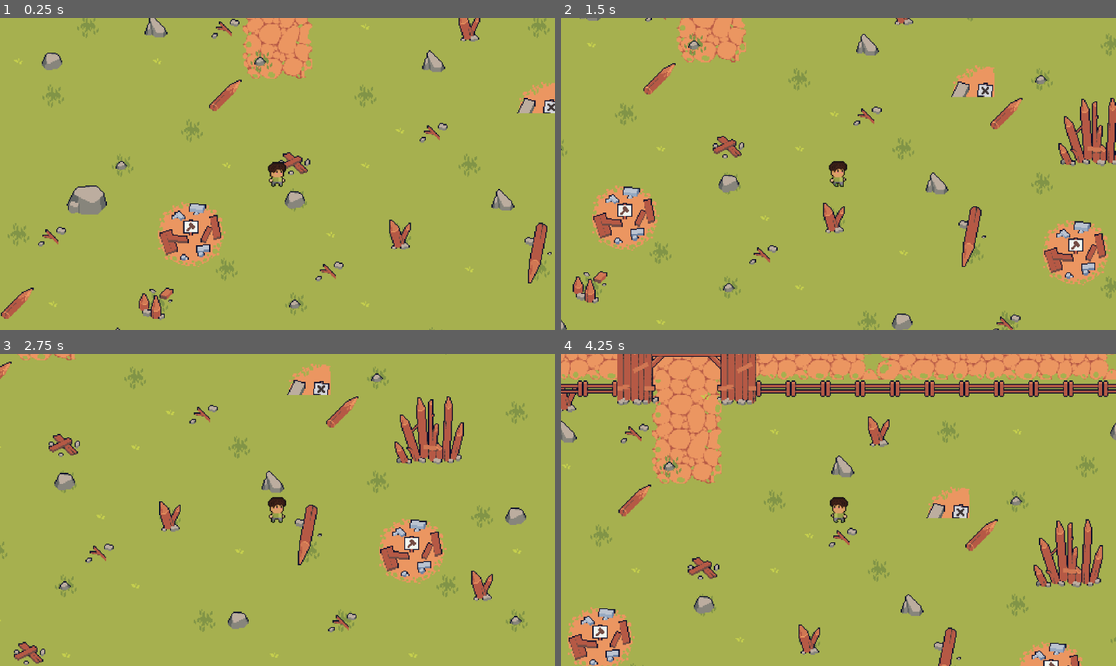
Above: before the commit, frames 1-4 (two rows, left to right).
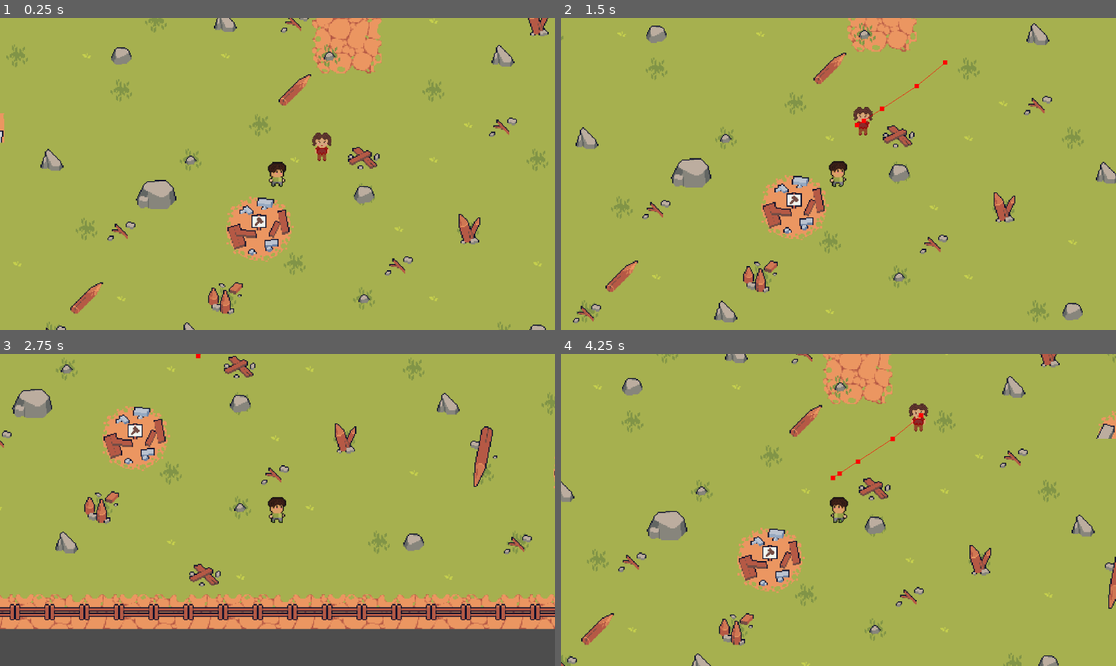
Above: after the commit, the same moments.

Repository: ZekaDevv/Florentino-y-el-Diablo
Game: Godot game, scene res://scenes/Escenas Jhonder/sala_1_josuess.tscn
Two runs of this game, one before a commit and one after it. Both use one fixed random seed, a clock stepped at 60 frames per second and the inputs below. The project has no main scene, so this scene is started directly.
Inputs:
- Up to frame 1 (0.25 s): no input
- Up to frame 2 (1.5 s): tap Enter at 0.5 s; hold D (right_movement) 0.53-1.28 s; hold S (down_movement) from 1.28 s (still down)
- Up to frame 3 (2.75 s): release S (down_movement) at 2.03 s; hold D (right_movement) from 2.03 s (still down)
- Up to frame 4 (4.25 s): release D (right_movement) at 2.78 s; hold W (up_movement) 2.78-3.53 s; hold A (left_movement) from 3.53 s (still down)

The runs differ from the first frame. In frame 1, 17% of the frame differs, in the area x 0-100%, y 0-100%; in frame 2, 18%; in frame 3, 34%; in frame 4, 28%.

Commit message:
Primeras dos etapas del la IA de los enemigos

Diff:
--- a/entities/enemiis/enemy_base.gd
+++ /dev/null
@@ -1,23 +0,0 @@
-extends CharacterBody2D
-
-class_name EnemyBase
-
-@onready var health_component: Node = $HealthComponent
-@onready var state_machine: StateMachine = $StateMachine
-@onready var sprite: Sprite2D = $Sprite2D
-
-@export var movement_speed: float = 100.0
-
-func _ready():
-	if health_component:
-		health_component.health_depleted.connect(_on_death)
-
-	if state_machine:
-		state_machine.init(self)
-
-func _physics_process(_delta: float) -> void:
-	move_and_slide()
-
-
-func _on_death() -> void:
-	queue_free()
--- a/entities/enemiis/enemy_base.tscn
+++ /dev/null
@@ -1,27 +0,0 @@
-[gd_scene load_steps=7 format=3 uid="uid://n5vr1f8vrqjx"]
-
-[ext_resource type="Script" uid="uid://doteeph15d6jh" path="res://entities/enemiis/enemy_base.gd" id="1_cq2vb"]
-[ext_resource type="Texture2D" uid="uid://cy5ssqv60che2" path="res://assets/characters/npc/señora_buchona.png" id="2_bv2ib"]
-[ext_resource type="PackedScene" uid="uid://cf26lt1a2neto" path="res://components/health/health_component.tscn" id="2_i5m8r"]
-[ext_resource type="Script" uid="uid://2e7s5k1wewt8" path="res://entities/enemiis/scripts/fsm/state_machine.gd" id="3_ffohc"]
-[ext_resource type="PackedScene" uid="uid://j5pon1yw4yui" path="res://components/hurtbox/hurtbox_types/hurtbox_component_enemy_base.tscn" id="4_j3jvu"]
-[ext_resource type="PackedScene" uid="uid://diuueanqwj87" path="res://entities/enemiis/states/enemy_idle.tscn" id="6_mlavj"]
-
-[node name="EnemyBase" type="CharacterBody2D"]
-collision_layer = 8
-collision_mask = 3
-script = ExtResource("1_cq2vb")
-
-[node name="Sprite2D" type="Sprite2D" parent="."]
-scale = Vector2(0.8125, 0.8125)
-texture = ExtResource("2_bv2ib")
-
-[node name="HealthComponent" parent="." instance=ExtResource("2_i5m8r")]
-
-[node name="HurtboxComponentEnemyBase" parent="." instance=ExtResource("4_j3jvu")]
-
-[node name="StateMachine" type="Node" parent="." node_paths=PackedStringArray("initial_state")]
-script = ExtResource("3_ffohc")
-initial_state = NodePath("EnemyIdle")
-
-[node name="EnemyIdle" parent="StateMachine" instance=ExtResource("6_mlavj")]
--- a/entities/enemiis/scripts/fsm/state.gd
+++ /dev/null
@@ -1,18 +0,0 @@
-extends Node
-
-class_name State
-
-var enemy: CharacterBody2D
-var state_machine: StateMachine
-
-func enter() -> void:
-	pass
-
-func exit() -> void:
-	pass
-
-func update(_delta: float) -> void:
-	pass
-
-func physics_update(_delta: float) -> void:
-	pass
--- a/entities/enemiis/scripts/fsm/state_machine.gd
+++ /dev/null
@@ -1,37 +0,0 @@
-extends Node
-
-class_name StateMachine
-
-@export var initial_state: State
-
-var current_state: State
-var states: Dictionary
-
-func init(enemy: CharacterBody2D) -> void:
-
-	for child in get_children():
-		if child is State:
-			states[child.name.to_lower()] = child
-			child.state_machine = self
-			child.enemy = enemy
-
-		if initial_state:
-			change_state(initial_state)
-
-
-func _process(delta: float) -> void:
-	if current_state:
-		current_state.update(delta)
-
-
-func _physics_process(delta: float) -> void:
-	if current_state:
-		current_state.physics_update(delta)
-
-
-func change_state(new_state: State) -> void:
-	if current_state:
-		current_state.exit()
-
-	current_state = new_state
-	current_state.enter()
--- a/entities/enemiis/states/enemy_idle.gd
+++ /dev/null
@@ -1,14 +0,0 @@
-extends State
-
-class_name EnemyIdle
-
-func enter() -> void:
-	print("Enemigo: Entrando en estado Idle")
-
-	enemy.velocity = Vector2.ZERO
-
-func update(_delta: float) -> void:
-	pass
-
-func _physics_process(_delta: float) -> void:
-	pass
--- a/entities/enemiis/states/enemy_idle.tscn
+++ /dev/null
@@ -1,6 +0,0 @@
-[gd_scene load_steps=2 format=3 uid="uid://diuueanqwj87"]
-
-[ext_resource type="Script" uid="uid://pij0y3fu50ha" path="res://entities/enemiis/states/enemy_idle.gd" id="1_xlio5"]
-
-[node name="EnemyIdle" type="Node"]
-script = ExtResource("1_xlio5")
--- /dev/null
+++ b/entities/enemis/enemy_base.gd
@@ -0,0 +1,36 @@
+extends CharacterBody2D
+
+class_name EnemyBase
+
+@onready var nav_agent: NavigationAgent2D = $NavigationAgent2D
+@onready var health_component: Node = $HealthComponent
+@onready var state_machine: StateMachine = $StateMachine
+@onready var sprite: Sprite2D = $Sprite2D
+
+@export_group("Estadísticas")
+@export var movement_speed: float = 60.0
+@export var max_speed: float = 100.0
+@export var attack_range: float = 30.0
+
+@export_group("Comportamiento")
+@export var aggro_range: float = 300.0
+@export var damage: int = 1
+
+func _ready():
+	if health_component:
+		health_component.health_depleted.connect(_on_death)
+
+	nav_agent.path_desired_distance = 4.0
+	nav_agent.target_desired_distance = 4.0
+
+	await get_tree().physics_frame
+
+	if state_machine:
+		state_machine.init(self)
+
+func _physics_process(_delta: float) -> void:
+	move_and_slide()
+
+
+func _on_death() -> void:
+	queue_free()
--- /dev/null
+++ b/entities/enemis/enemy_base.tscn
@@ -0,0 +1,39 @@
+[gd_scene load_steps=9 format=3 uid="uid://n5vr1f8vrqjx"]
+
+[ext_resource type="Script" uid="uid://doteeph15d6jh" path="res://entities/enemis/enemy_base.gd" id="1_cq2vb"]
+[ext_resource type="Texture2D" uid="uid://cy5ssqv60che2" path="res://assets/characters/npcs/señora_buchona.png" id="2_foqc7"]
+[ext_resource type="PackedScene" uid="uid://cf26lt1a2neto" path="res://components/health/health_component.tscn" id="2_i5m8r"]
+[ext_resource type="Script" uid="uid://2e7s5k1wewt8" path="res://entities/enemis/scripts/fsm/state_machine.gd" id="3_ffohc"]
+[ext_resource type="PackedScene" uid="uid://j5pon1yw4yui" path="res://components/hurtbox/hurtbox_types/hurtbox_component_enemy_base.tscn" id="4_j3jvu"]
+[ext_resource type="PackedScene" uid="uid://b45g6i1r4p37x" path="res://entities/enemis/states/wander/enemy_wander.tscn" id="5_6cwex"]
+[ext_resource type="PackedScene" uid="uid://diuueanqwj87" path="res://entities/enemis/states/idle/enemy_idle.tscn" id="6_mlavj"]
+
+[sub_resource type="RectangleShape2D" id="RectangleShape2D_yq3ac"]
+size = Vector2(18, 26)
+
+[node name="EnemyBase" type="CharacterBody2D"]
+collision_layer = 8
+collision_mask = 3
+script = ExtResource("1_cq2vb")
+
+[node name="Sprite2D" type="Sprite2D" parent="."]
+scale = Vector2(0.8125, 0.8125)
+texture = ExtResource("2_foqc7")
+
+[node name="CollisionShape2D" type="CollisionShape2D" parent="."]
+shape = SubResource("RectangleShape2D_yq3ac")
+
+[node name="HealthComponent" parent="." instance=ExtResource("2_i5m8r")]
+
+[node name="HurtboxComponentEnemyBase" parent="." instance=ExtResource("4_j3jvu")]
+
+[node name="NavigationAgent2D" type="NavigationAgent2D" parent="."]
+debug_enabled = true
+
+[node name="StateMachine" type="Node" parent="." node_paths=PackedStringArray("initial_state")]
+script = ExtResource("3_ffohc")
+initial_state = NodePath("EnemyIdle")
+
+[node name="EnemyIdle" parent="StateMachine" instance=ExtResource("6_mlavj")]
+
+[node name="EnemyWander" parent="StateMachine" instance=ExtResource("5_6cwex")]
--- /dev/null
+++ b/entities/enemis/scripts/fsm/state.gd
@@ -0,0 +1,18 @@
+extends Node
+
+class_name State
+
+var enemy: CharacterBody2D
+var state_machine
+
+func enter() -> void:
+	pass
+
+func exit() -> void:
+	pass
+
+func update(_delta: float) -> void:
+	pass
+
+func physics_update(_delta: float) -> void:
+	pass
--- /dev/null
+++ b/entities/enemis/scripts/fsm/state_machine.gd
@@ -0,0 +1,37 @@
+extends Node
+
+class_name StateMachine
+
+@export var initial_state: State
+
+var current_state: State
+var states: Dictionary
+
+func init(enemy: CharacterBody2D) -> void:
+
+	for child in get_children():
+		if "enemy" in child:
+			child.enemy = enemy
+			child.state_machine = self
+			states[child.name.to_lower()] = child
+
+		if initial_state:
+			change_state(initial_state)
+
+
+func _process(delta: float) -> void:
+	if current_state:
+		current_state.update(delta)
+
+
+func _physics_process(delta: float) -> void:
+	if current_state:
+		current_state.physics_update(delta)
+
+
+func change_state(new_state: State) -> void:
+	if current_state:
+		current_state.exit()
+
+	current_state = new_state
+	current_state.enter()
--- /dev/null
+++ b/entities/enemis/states/idle/enemy_idle.gd
@@ -0,0 +1,22 @@
+extends State
+
+class_name EnemyIdle
+
+@export var min_wait_time: float = 1.0
+@export var max_wait_time: float = 3.0
+
+var wait_timer: float
+
+func enter() -> void:
+	enemy.velocity = Vector2.ZERO
+	wait_timer = randf_range(min_wait_time, max_wait_time)
+
+
+func update(delta: float) -> void:
+	wait_timer -= delta
+
+	if wait_timer <= 0:
+		state_machine.change_state(state_machine.states["enemywander"])
+
+func _physics_process(_delta: float) -> void:
+	pass
--- /dev/null
+++ b/entities/enemis/states/idle/enemy_idle.tscn
@@ -0,0 +1,6 @@
+[gd_scene load_steps=2 format=3 uid="uid://diuueanqwj87"]
+
+[ext_resource type="Script" uid="uid://pij0y3fu50ha" path="res://entities/enemis/states/idle/enemy_idle.gd" id="1_xlio5"]
+
+[node name="EnemyIdle" type="Node"]
+script = ExtResource("1_xlio5")
--- /dev/null
+++ b/entities/enemis/states/wander/enemy_wander.gd
@@ -0,0 +1,28 @@
+extends State
+class_name EnemyWander
+
+@export var wander_radius: float = 100.0
+@export var wander_speed: float = 40.0
+
+var start_position: Vector2
+
+func enter() -> void:
+	start_position = enemy.global_position
+	var _random_target = _get_random_point()
+	enemy.nav_agent.target_position = _random_target
+
+func physics_update(_delta: float) -> void:
+	if enemy.nav_agent.is_navigation_finished():
+		state_machine.change_state(state_machine.states["enemyidle"])
+		return
+
+	var current_pos = enemy.global_position
+	var next_path_pos = enemy.nav_agent.get_next_path_position()
+
+	var direction = current_pos.direction_to(next_path_pos)
+
+	enemy.velocity = direction * wander_speed
+
+func _get_random_point() -> Vector2:
+	var random_dir = Vector2(randf_range(-1, 1), randf_range(-1, 1)).normalized()
+	return start_position + (random_dir * wander_radius)
--- /dev/null
+++ b/entities/enemis/states/wander/enemy_wander.tscn
@@ -0,0 +1,6 @@
+[gd_scene load_steps=2 format=3 uid="uid://b45g6i1r4p37x"]
+
+[ext_resource type="Script" uid="uid://r22eatk3qby2" path="res://entities/enemis/states/wander/enemy_wander.gd" id="1_ghvf3"]
+
+[node name="EnemyWander" type="Node"]
+script = ExtResource("1_ghvf3")
--- a/entities/player/player.tres
+++ b/entities/player/player.tres
@@ -1,7 +1,7 @@
 [gd_resource type="SpriteFrames" load_steps=17 format=3 uid="uid://12bc4iysidab"]
 
-[ext_resource type="Texture2D" uid="uid://bloaeh8r6bvnt" path="res://assets/characters/walk.png" id="1_gybsv"]
-[ext_resource type="Texture2D" uid="uid://b2nepykjx155n" path="res://assets/characters/idle.png" id="1_irhpw"]
+[ext_resource type="Texture2D" uid="uid://bloaeh8r6bvnt" path="res://assets/characters/player/walk.png" id="1_gybsv"]
+[ext_resource type="Texture2D" uid="uid://b2nepykjx155n" path="res://assets/characters/player/idle.png" id="1_irhpw"]
 
 [sub_resource type="AtlasTexture" id="AtlasTexture_5m764"]
 atlas = ExtResource("1_irhpw")
--- a/entities/player/player.tscn
+++ b/entities/player/player.tscn
@@ -37,7 +37,7 @@
 
 [node name="Player" type="CharacterBody2D"]
 collision_layer = 2
-collision_mask = 5
+collision_mask = 9
 script = ExtResource("1_ycxet")
 
 [node name="AnimatedSprite2D" type="AnimatedSprite2D" parent="."]
--- a/resources/tilesets/world.tres
+++ b/resources/tilesets/world.tres
@@ -288,18 +288,45 @@
 4:10/0 = 0
 10:15/0 = 0
 
+[sub_resource type="NavigationPolygon" id="NavigationPolygon_yr16f"]
+vertices = PackedVector2Array(16, 16, -16, 16, -16, -16, 16, -16)
+polygons = Array[PackedInt32Array]([PackedInt32Array(0, 1, 2, 3)])
+outlines = Array[PackedVector2Array]([PackedVector2Array(-16, -16, 16, -16, 16, 16, -16, 16)])
+agent_radius = 0.0
+
+[sub_resource type="NavigationPolygon" id="NavigationPolygon_j3x3r"]
+vertices = PackedVector2Array(16, 16, -16, 16, -16, -16, 16, -16)
+polygons = Array[PackedInt32Array]([PackedInt32Array(0, 1, 2, 3)])
+outlines = Array[PackedVector2Array]([PackedVector2Array(-16, -16, 16, -16, 16, 16, -16, 16)])
+agent_radius = 0.0
+
+[sub_resource type="NavigationPolygon" id="NavigationPolygon_31r8m"]
+vertices = PackedVector2Array(16, 16, -16, 16, -16, -16, 16, -16)
+polygons = Array[PackedInt32Array]([PackedInt32Array(0, 1, 2, 3)])
+outlines = Array[PackedVector2Array]([PackedVector2Array(-16, -16, 16, -16, 16, 16, -16, 16)])
+agent_radius = 0.0
+
 [sub_resource type="TileSetAtlasSource" id="TileSetAtlasSource_gfw2c"]
 texture = ExtResource("1_tsimh")
 texture_region_size = Vector2i(32, 32)
 1:0/0 = 0
-0:0/0 = 0
+1:0/0/navigation_layer_0/polygon = SubResource("NavigationPolygon_31r8m")
+0:0/0 = 0
+0:0/0/navigation_layer_0/polygon = SubResource("NavigationPolygon_yr16f")
 0:1/0 = 0
+0:1/0/navigation_layer_0/polygon = SubResource("NavigationPolygon_j3x3r")
 2:0/0 = 0
+2:0/0/navigation_layer_0/polygon = SubResource("NavigationPolygon_j3x3r")
 3:0/0 = 0
+3:0/0/navigation_layer_0/polygon = SubResource("NavigationPolygon_j3x3r")
 4:0/0 = 0
+4:0/0/navigation_layer_0/polygon = SubResource("NavigationPolygon_j3x3r")
 5:0/0 = 0
+5:0/0/navigation_layer_0/polygon = SubResource("NavigationPolygon_j3x3r")
 6:0/0 = 0
+6:0/0/navigation_layer_0/polygon = SubResource("NavigationPolygon_j3x3r")
 7:0/0 = 0
+7:0/0/navigation_layer_0/polygon = SubResource("NavigationPolygon_j3x3r")
 8:0/0 = 0
 9:0/0 = 0
 10:0/0 = 0
@@ -311,20 +338,31 @@
 15:1/0 = 0
 15:0/0 = 0
 1:1/0 = 0
+1:1/0/navigation_layer_0/polygon = SubResource("NavigationPolygon_j3x3r")
 2:1/0 = 0
+2:1/0/navigation_layer_0/polygon = SubResource("NavigationPolygon_j3x3r")
 3:2/0 = 0
+3:2/0/navigation_layer_0/polygon = SubResource("NavigationPolygon_j3x3r")
 4:2/0 = 0
+4:2/0/navigation_layer_0/polygon = SubResource("NavigationPolygon_j3x3r")
 5:2/0 = 0
+5:2/0/navigation_layer_0/polygon = SubResource("NavigationPolygon_j3x3r")
 6:2/0 = 0
+6:2/0/navigation_layer_0/polygon = SubResource("NavigationPolygon_j3x3r")
 7:2/0 = 0
+7:2/0/navigation_layer_0/polygon = SubResource("NavigationPolygon_j3x3r")
 7:1/0 = 0
+7:1/0/navigation_layer_0/polygon = SubResource("NavigationPolygon_j3x3r")
 8:1/0 = 0
 8:2/0 = 0
 9:2/0 = 0
 10:2/0 = 0
 6:1/0 = 0
+6:1/0/navigation_layer_0/polygon = SubResource("NavigationPolygon_j3x3r")
 5:1/0 = 0
+5:1/0/navigation_layer_0/polygon = SubResource("NavigationPolygon_j3x3r")
 4:1/0 = 0
+4:1/0/navigation_layer_0/polygon = SubResource("NavigationPolygon_j3x3r")
 9:1/0 = 0
 10:1/0 = 0
 11:1/0 = 0
@@ -332,9 +370,13 @@
 13:1/0 = 0
 11:2/0 = 0
 2:2/0 = 0
+2:2/0/navigation_layer_0/polygon = SubResource("NavigationPolygon_j3x3r")
 1:2/0 = 0
+1:2/0/navigation_layer_0/polygon = SubResource("NavigationPolygon_j3x3r")
 0:2/0 = 0
+0:2/0/navigation_layer_0/polygon = SubResource("NavigationPolygon_j3x3r")
 3:1/0 = 0
+3:1/0/navigation_layer_0/polygon = SubResource("NavigationPolygon_j3x3r")
 12:2/0 = 0
 13:2/0 = 0
 14:2/0 = 0
@@ -345,26 +387,42 @@
 12:3/0 = 0
 8:3/0 = 0
 7:3/0 = 0
+7:3/0/navigation_layer_0/polygon = SubResource("NavigationPolygon_j3x3r")
 6:3/0 = 0
+6:3/0/navigation_layer_0/polygon = SubResource("NavigationPolygon_j3x3r")
 5:3/0 = 0
+5:3/0/navigation_layer_0/polygon = SubResource("NavigationPolygon_j3x3r")
 4:3/0 = 0
+4:3/0/navigation_layer_0/polygon = SubResource("NavigationPolygon_j3x3r")
 3:3/0 = 0
+3:3/0/navigation_layer_0/polygon = SubResource("NavigationPolygon_j3x3r")
 2:3/0 = 0
+2:3/0/navigation_layer_0/polygon = SubResource("NavigationPolygon_j3x3r")
 1:4/0 = 0
+1:4/0/navigation_layer_0/polygon = SubResource("NavigationPolygon_j3x3r")
 0:4/0 = 0
+0:4/0/navigation_layer_0/polygon = SubResource("NavigationPolygon_j3x3r")
 0:3/0 = 0
+0:3/0/navigation_layer_0/polygon = SubResource("NavigationPolygon_j3x3r")
 1:3/0 = 0
+1:3/0/navigation_layer_0/polygon = SubResource("NavigationPolygon_j3x3r")
 9:3/0 = 0
 10:3/0 = 0
 11:3/0 = 0
 9:4/0 = 0
 8:4/0 = 0
 7:4/0 = 0
+7:4/0/navigation_layer_0/polygon = SubResource("NavigationPolygon_j3x3r")
 5:4/0 = 0
+5:4/0/navigation_layer_0/polygon = SubResource("NavigationPolygon_j3x3r")
 4:4/0 = 0
+4:4/0/navigation_layer_0/polygon = SubResource("NavigationPolygon_j3x3r")
 3:4/0 = 0
+3:4/0/navigation_layer_0/polygon = SubResource("NavigationPolygon_j3x3r")
 2:4/0 = 0
+2:4/0/navigation_layer_0/polygon = SubResource("NavigationPolygon_j3x3r")
 6:4/0 = 0
+6:4/0/navigation_layer_0/polygon = SubResource("NavigationPolygon_j3x3r")
 10:4/0 = 0
 11:4/0 = 0
 12:4/0 = 0
@@ -381,9 +439,13 @@
 9:6/0 = 0
 8:6/0 = 0
 7:6/0 = 0
+7:6/0/navigation_layer_0/polygon = SubResource("NavigationPolygon_j3x3r")
 6:6/0 = 0
+6:6/0/navigation_layer_0/polygon = SubResource("NavigationPolygon_j3x3r")
 5:6/0 = 0
+5:6/0/navigation_layer_0/polygon = SubResource("NavigationPolygon_j3x3r")
 4:6/0 = 0
+4:6/0/navigation_layer_0/polygon = SubResource("NavigationPolygon_j3x3r")
 10:5/0 = 0
 11:5/0 = 0
 12:5/0 = 0
@@ -392,25 +454,45 @@
 9:5/0 = 0
 8:5/0 = 0
 7:5/0 = 0
+7:5/0/navigation_layer_0/polygon = SubResource("NavigationPolygon_j3x3r")
 6:5/0 = 0
+6:5/0/navigation_layer_0/polygon = SubResource("NavigationPolygon_j3x3r")
 5:5/0 = 0
+5:5/0/navigation_layer_0/polygon = SubResource("NavigationPolygon_j3x3r")
 4:5/0 = 0
+4:5/0/navigation_layer_0/polygon = SubResource("NavigationPolygon_j3x3r")
 3:5/0 = 0
+3:5/0/navigation_layer_0/polygon = SubResource("NavigationPolygon_j3x3r")
 2:5/0 = 0
+2:5/0/navigation_layer_0/polygon = SubResource("NavigationPolygon_j3x3r")
 1:5/0 = 0
+1:5/0/navigation_layer_0/polygon = SubResource("NavigationPolygon_j3x3r")
 0:6/0 = 0
+0:6/0/navigation_layer_0/polygon = SubResource("NavigationPolygon_j3x3r")
 1:6/0 = 0
+1:6/0/navigation_layer_0/polygon = SubResource("NavigationPolygon_j3x3r")
 0:5/0 = 0
+0:5/0/navigation_layer_0/polygon = SubResource("NavigationPolygon_j3x3r")
 2:6/0 = 0
+2:6/0/navigation_layer_0/polygon = SubResource("NavigationPolygon_j3x3r")
 3:6/0 = 0
+3:6/0/navigation_layer_0/polygon = SubResource("NavigationPolygon_j3x3r")
 3:7/0 = 0
+3:7/0/navigation_layer_0/polygon = SubResource("NavigationPolygon_j3x3r")
 2:7/0 = 0
+2:7/0/navigation_layer_0/polygon = SubResource("NavigationPolygon_j3x3r")
 1:7/0 = 0
+1:7/0/navigation_layer_0/polygon = SubResource("NavigationPolygon_j3x3r")
 0:7/0 = 0
+0:7/0/navigation_layer_0/polygon = SubResource("NavigationPolygon_j3x3r")
 4:7/0 = 0
+4:7/0/navigation_layer_0/polygon = SubResource("NavigationPolygon_j3x3r")
 5:7/0 = 0
+5:7/0/navigation_layer_0/polygon = SubResource("NavigationPolygon_j3x3r")
 6:7/0 = 0
+6:7/0/navigation_layer_0/polygon = SubResource("NavigationPolygon_j3x3r")
 7:7/0 = 0
+7:7/0/navigation_layer_0/polygon = SubResource("NavigationPolygon_j3x3r")
 8:7/0 = 0
 9:7/0 = 0
 10:7/0 = 0
@@ -619,6 +701,7 @@
 [resource]
 tile_size = Vector2i(32, 32)
 physics_layer_0/collision_layer = 1
+navigation_layer_0/layers = 1
 sources/1 = SubResource("TileSetAtlasSource_gfw2c")
 sources/0 = SubResource("TileSetAtlasSource_vg48l")
 sources/3 = SubResource("TileSetAtlasSource_t0ua2")
--- a/scenes/Escenas Jhonder/sala_1_josuess.tscn
+++ b/scenes/Escenas Jhonder/sala_1_josuess.tscn
@@ -1,13 +1,12 @@
-[gd_scene load_steps=3 format=4 uid="uid://boarkxruhj04d"]
+[gd_scene load_steps=4 format=4 uid="uid://boarkxruhj04d"]
 
 [ext_resource type="TileSet" uid="uid://br65u3fvixncs" path="res://resources/tilesets/world.tres" id="1_rfv4w"]
 [ext_resource type="PackedScene" uid="uid://b3sky51l2wo47" path="res://entities/player/player.tscn" id="2_xbkjx"]
+[ext_resource type="PackedScene" uid="uid://n5vr1f8vrqjx" path="res://entities/enemis/enemy_base.tscn" id="3_bmis1"]
 
 [node name="sala 1 Josuess" type="Node2D"]
-position = Vector2(-2, -2)
 
 [node name="Floor" type="TileMapLayer" parent="."]
-position = Vector2(0, 8)
 tile_map_data = PackedByteArray("AAAAAP//AQAFAAQAAAAAAP7/AQAFAAQAAAAAAP3/AQAFAAQAAAAAAPz/AQADAAMAAAAAAPv/AQAAAAIAAAAAAP …(7088 unchanged characters)…
 tile_set = ExtResource("1_rfv4w")
 
@@ -16,16 +15,18 @@
 tile_set = ExtResource("1_rfv4w")
 
 [node name="Lawn" type="TileMapLayer" parent="."]
-position = Vector2(1, 8)
 tile_map_data = PackedByteArray("AAANAAQAAwAAAAAAAAALAAMAAwAAAAAAAAAMAAEAAwAAAAAAAAAJAAAAAwAAAAAAAAANAP7/AwAAAAAAAAAJAP …(912 unchanged characters)…
 tile_set = ExtResource("1_rfv4w")
 
 [node name="Rocks" type="TileMapLayer" parent="."]
-position = Vector2(0, 8)
 tile_map_data = PackedByteArray("AAAJAP3/BQAAAAAAAAANAAQABQAAAAAAAAAAAAMABQAAAAAAAAD7////BQAAAAAAAADz//v/BQAAAAAAAAD0/w …(672 unchanged characters)…
 tile_set = ExtResource("1_rfv4w")
 
 [node name="Player" parent="." instance=ExtResource("2_xbkjx")]
+position = Vector2(-64, -3)
+
+[node name="EnemyBase" parent="." instance=ExtResource("3_bmis1")]
+position = Vector2(-23, -28)
 
 [node name="Walls" type="TileMapLayer" parent="."]
 tile_map_data = PackedByteArray("AADx//r/CwAAAAAAAADy//r/CwAAAAAAAADz//r/CwAAAAAAAAD0//r/CwAAAAAAAAD1//r/CwAAAAAAAAD2// …(1296 unchanged characters)…
--- a/scenes/Nivel1/Nivel1.tscn
+++ b/scenes/Nivel1/Nivel1.tscn
@@ -1,11 +1,10 @@
-[gd_scene load_steps=7 format=4 uid="uid://coke443b1bhtk"]
+[gd_scene load_steps=6 format=4 uid="uid://coke443b1bhtk"]
 
 [ext_resource type="TileSet" uid="uid://br65u3fvixncs" path="res://resources/tilesets/world.tres" id="1_d8ihg"]
 [ext_resource type="Script" uid="uid://2bjm3lvk32lw" path="res://scenes/Nivel1/nivel_1.gd" id="1_ocf45"]
 [ext_resource type="PackedScene" uid="uid://b6afcx1yc8jpf" path="res://GUI/gui.tscn" id="2_1488l"]
 [ext_resource type="PackedScene" uid="uid://b3sky51l2wo47" path="res://entities/player/player.tscn" id="2_pb1nm"]
 [ext_resource type="PackedScene" uid="uid://b4kqwj3d4yw2l" path="res://scenes/Prueba Daño/area_2d.tscn" id="4_1488l"]
-[ext_resource type="PackedScene" uid="uid://n5vr1f8vrqjx" path="res://entities/enemiis/enemy_base.tscn" id="5_62wm5"]
 
 [node name="World" type="Node2D"]
 script = ExtResource("1_ocf45")
@@ -23,11 +22,8 @@
 [node name="Area2D" parent="." instance=ExtResource("4_1488l")]
 position = Vector2(40, -61)
 
-[node name="EnemyBase" parent="." instance=ExtResource("5_62wm5")]
-position = Vector2(61, 0)
-
 [node name="Player" parent="." instance=ExtResource("2_pb1nm")]
-position = Vector2(-41, 6)
+position = Vector2(-42, 7)
 
 [node name="Wall" type="TileMapLayer" parent="."]
 tile_map_data = PackedByteArray("AAD4//r/AAABAAAAAAD4//v/AAABAAEAAAD5//r/AAABAAAAAAD5//v/AAABAAEAAAD6//r/AAABAAAAAAD6// …(1088 unchanged characters)…
Binary file added: assets/characters/enemis/Black_grouse/Black_grouse_Death_with_shadow.png
Not shown, added: assets/characters/enemis/Black_grouse/Black_grouse_Death_with_shadow.png.import
Binary file added: assets/characters/enemis/Black_grouse/Black_grouse_Flight_with_shadow.png
Not shown, added: assets/characters/enemis/Black_grouse/Black_grouse_Flight_with_shadow.png.import
Binary file added: assets/characters/enemis/Black_grouse/Black_grouse_Hurt_with_shadow.png
Not shown, added: assets/characters/enemis/Black_grouse/Black_grouse_Hurt_with_shadow.png.import
Binary file added: assets/characters/enemis/Black_grouse/Black_grouse_Idle_with_shadow.png
Not shown, added: assets/characters/enemis/Black_grouse/Black_grouse_Idle_with_shadow.png.import
Binary file added: assets/characters/enemis/Black_grouse/Black_grouse_Walk_with_shadow.png
Not shown, added: assets/characters/enemis/Black_grouse/Black_grouse_Walk_with_shadow.png.import
Binary file added: assets/characters/enemis/Boar/Boar_Attack_with_shadow.png
Not shown, added: assets/characters/enemis/Boar/Boar_Attack_with_shadow.png.import
(and 55 more such lines)
